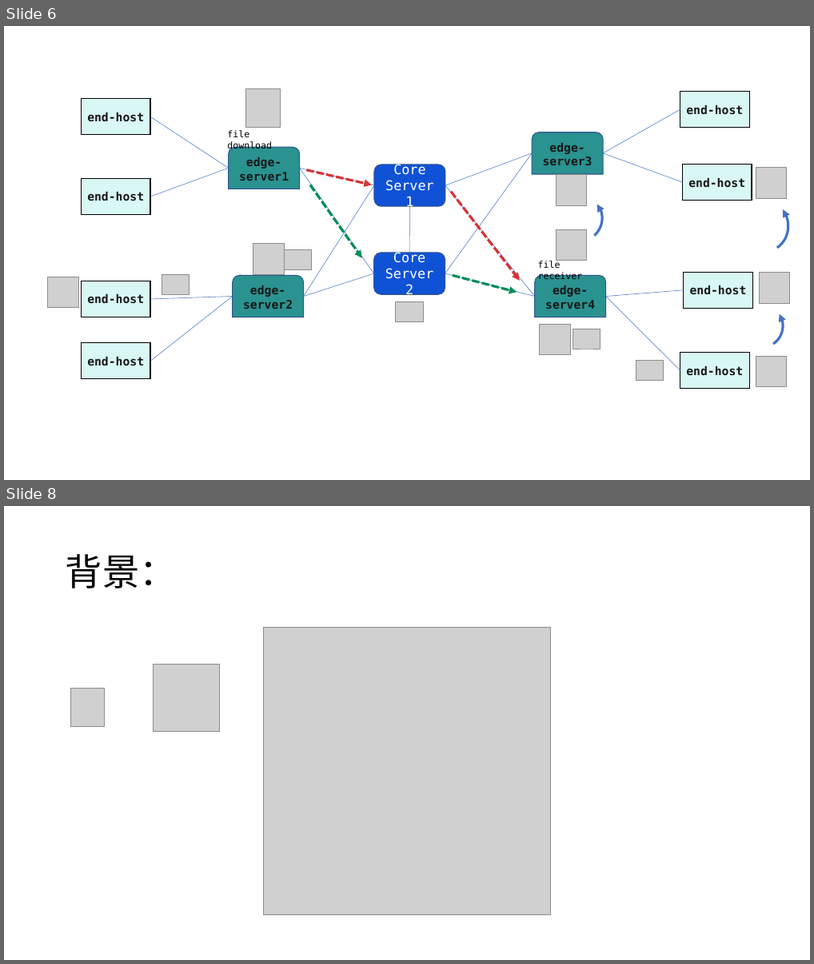
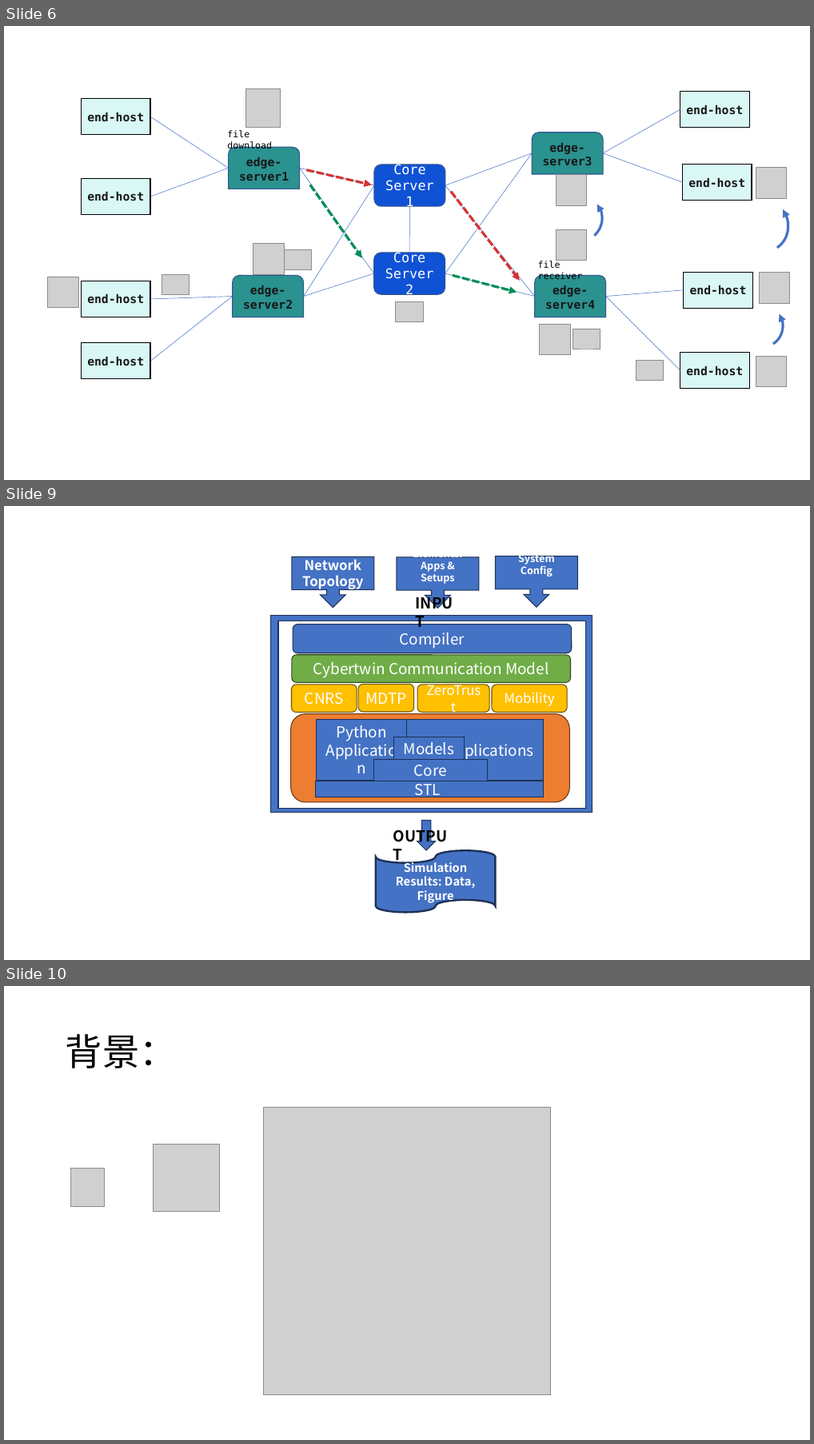
Before and after one commit to myk12/CybertwinSimPlot, a slide deck: arch/CybertwinSimArch.pptx. Shown one above the other, each under a label of ours: slides 6 and 8 before the commit, slides 6, 9 and 10 after it; the slides between them are not shown. The pictures are 814x964 and 814x1444 pixels, drawn with LibreOffice and Linux fonts; fonts in the diff are those of the drawing; grey boxes stand for pictures. Boxes give left, top, right and bottom in pixels: in the first picture for what was removed or moved away, otherwise in the second. Text is boxed around its words. In the diff, an @@ line names an element or a change of style, - is before the commit and + after.

```diff
--- a/arch/CybertwinSimArch.pptx
+++ b/arch/CybertwinSimArch.pptx
@@ slide 9 added at bbox=[4, 506, 810, 960], background #FFFFFF @@
@@ down arrow callout added at bbox=[292, 557, 374, 608], fill #4472C4, outline #1E3256 1 pt, 16 pt, text #FFFFFF, bold @@
+Network Topology
@@ down arrow callout added at bbox=[397, 557, 479, 608], fill #4472C4, outline #1E3256 1 pt, 12 pt, text #FFFFFF, bold @@
+Elements:
+Apps & Setups
@@ down arrow callout added at bbox=[496, 556, 578, 607], fill #4472C4, outline #1E3256 1 pt, 12 pt, text #FFFFFF, bold @@
+System Config
@@ text added at bbox=[410, 591, 466, 615], 18 pt, text #000000, bold @@
+INPUT
@@ rectangle added at bbox=[270, 616, 593, 812], fill #4472C4, outline #1E3256 1 pt @@
@@ rectangle added at bbox=[278, 620, 586, 808], fill #FFFFFF, outline #1E3256 1 pt @@
@@ rounded rectangle added at bbox=[293, 624, 572, 653], fill #4472C4, outline #1E3256 1 pt, 18 pt, text #FFFFFF @@
+Compiler
@@ rounded rectangle added at bbox=[292, 655, 571, 683], fill #70AD47, outline #314C1F 1 pt, 18 pt, text #FFFFFF @@
+Cybertwin Communication Model
@@ rounded rectangle added at bbox=[292, 684, 358, 712], fill #FFC000, outline #705400 1 pt, 18 pt, text #FFFFFF @@
+CNRS
@@ rounded rectangle added at bbox=[358, 684, 414, 712], fill #FFC000, outline #705400 1 pt, 18 pt, text #FFFFFF @@
+MDTP
@@ rounded rectangle added at bbox=[418, 684, 490, 712], fill #FFC000, outline #705400 1 pt, 16 pt, text #FFFFFF @@
+ZeroTrust
@@ rounded rectangle added at bbox=[492, 684, 567, 712], fill #FFC000, outline #705400 1 pt, 16 pt, text #FFFFFF @@
+Mobility
@@ rounded rectangle added at bbox=[290, 713, 570, 802], fill #ED7D31, outline #683715 1 pt @@
@@ rectangle added at bbox=[317, 719, 407, 780], fill #4472C4, outline #1E3256 1 pt, 18 pt, text #FFFFFF @@
+Python Application
@@ rectangle added at bbox=[407, 719, 544, 780], fill #4472C4, outline #1E3256 1 pt, 18 pt, text #FFFFFF @@
+C++ Applications
@@ rectangle added at bbox=[394, 737, 464, 759], fill #4472C4, outline #1E3256 1 pt, 18 pt, text #FFFFFF @@
+Models
@@ rectangle added at bbox=[374, 759, 487, 780], fill #4472C4, outline #1E3256 1 pt, 18 pt, text #FFFFFF @@
+Core
@@ rectangle added at bbox=[315, 781, 544, 797], fill #4472C4, outline #1E3256 1 pt, 18 pt, text #FFFFFF @@
+STL
@@ text added at bbox=[387, 824, 458, 848], 18 pt, text #000000, bold @@
+OUTPUT
@@ right arrow added at bbox=[418, 820, 436, 850], fill #4472C4, outline #1E3256 1 pt @@
@@ flow chart punched tape added at bbox=[376, 850, 496, 912], fill #4472C4, outline #1E3256 2.25 pt, 14 pt, text #FFFFFF, bold @@
+Simulation Results: Data, Figure
@@ what was slide 8 is now slide 10 @@
```
Also in this commit, not shown: 2 slides changed, 1 other slide added.
